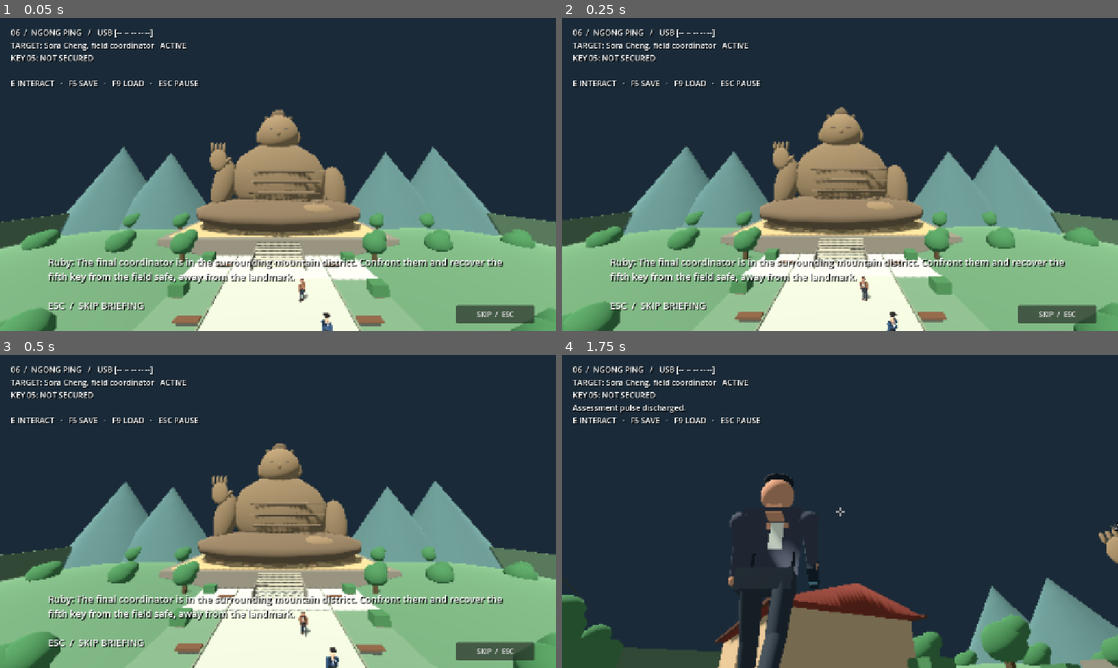
Above: before the commit, frames 1-4 (two rows, left to right).
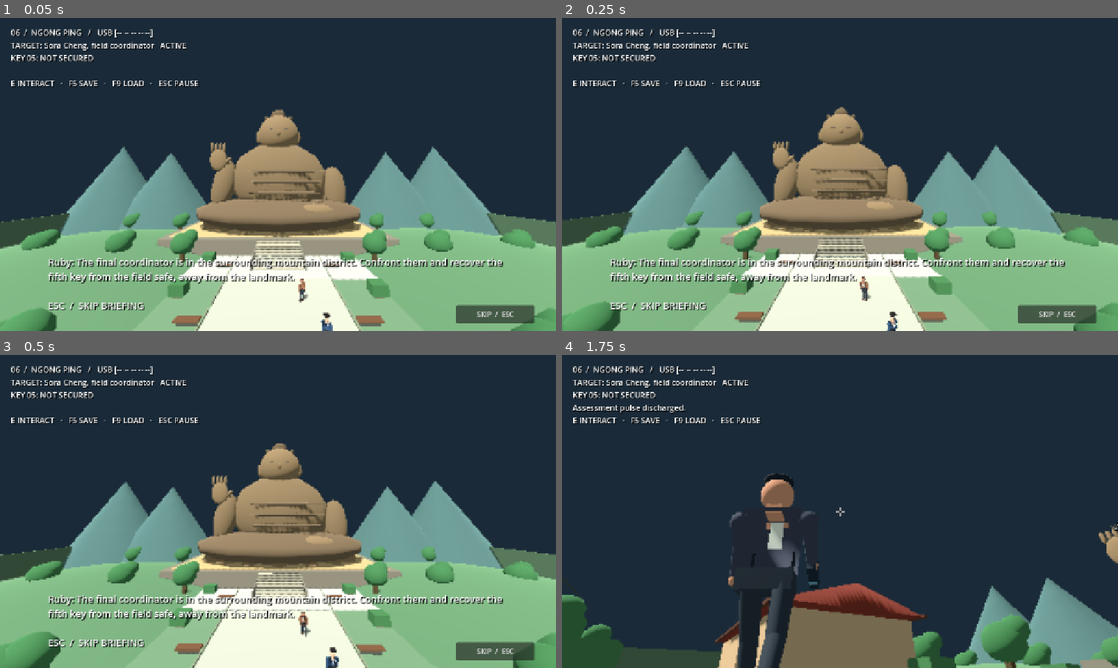
Above: after the commit, the same moments.

Repository: CoolgamerProXD/Stealty-Assasin-redesigned-computing-machine-Beta
Game: Godot game, scene res://scenes/mission_ngong_ping.tscn
Same seed, same stepped clock (60 frames per second), same inputs: the game is played once before the commit and once after it. This scene is started directly instead of the project's main scene.
Inputs (mouse positions are in pixels of both pictures, inside the frame that each line leads up to):
- Up to frame 1 (0.05 s): no input
- Up to frame 2 (0.25 s): no input
- Up to frame 3 (0.5 s): no input
- Up to frame 4 (1.75 s): click "SKIP / ESC" at 0.5 s; move the mouse to (867, 511) at 1.27 s; hold W (move_forward) from 1.28 s (still down); hold Right mouse button (aim) from 1.28 s (still down); click (867, 511) at 1.42 s; tap C (crouch) at 1.55 s

The runs differ from the first frame. In frame 1, 0.5% of the frame differs, in the area x 45-55%, y 71-81%; in frame 2, 0.5%; in frame 3, 0.6%, in the area x 45-55%, y 69-79%; in frame 4, nothing differs.

Commit message:
Strengthen campaign recovery and exercise physical deployment routes [windows]
Co-authored-by: arena-agent <297053741+arena-agent@users.noreply.github.com>

Diff:
--- a/scripts/core/campaign_progress.gd
+++ b/scripts/core/campaign_progress.gd
@@ -88,17 +88,17 @@
  recovered_keys.clear()
  usb_decryption_seen = false
  var raw_keys: Variant = data.get("recovered_keys", [])
- if raw_keys is Array:
-  for entry: Dictionary in missions:
-   var key_id := str(entry.get("key_id", ""))
-   if not key_id.is_empty() and key_id in raw_keys and not recovered_keys.has(key_id): recovered_keys.append(key_id)
  var raw: Variant = data.get("completed", [])
- if raw is Array:
-  for entry: Dictionary in missions:
-   var id := str(entry["id"])
-   if id in raw and is_unlocked(id):
-    var key_id := str(entry.get("key_id", ""))
-    if key_id.is_empty() or recovered_keys.has(key_id): completed.append(id)
+ if not raw_keys is Array: raw_keys = []
+ if not raw is Array: raw = []
+ # Restore in chronological order. A malformed future key cannot satisfy a
+ # mission that had not yet been unlocked in the persisted campaign.
+ for entry: Dictionary in missions:
+  var id := str(entry["id"])
+  if not is_unlocked(id): continue
+  var key_id := str(entry.get("key_id", ""))
+  if not key_id.is_empty() and key_id in raw_keys and not recovered_keys.has(key_id): recovered_keys.append(key_id)
+  if id in raw and (key_id.is_empty() or recovered_keys.has(key_id)): completed.append(id)
  usb_decryption_seen = data.get("usb_decryption_seen", false) == true and usb_ready() and completed.has("ngong_ping")
  var desired: Variant = data.get("selected", "training_sidearm")
  selected = "training_sidearm"
--- a/scripts/missions/hong_kong_operation.gd
+++ b/scripts/missions/hong_kong_operation.gd
@@ -30,6 +30,9 @@
 var message: String = ""
 var npc_list: Array[HotelNpc] = []
 var red_overlay: StandardMaterial3D
+var yellow_overlay: StandardMaterial3D
+var shot_audio: AudioStreamPlayer
+var gadget_audio: AudioStreamPlayer
 
 func _vec(value: Array) -> Vector3:
  return Vector3(float(value[0]), float(value[1]), float(value[2]))
@@ -156,6 +159,16 @@
  red_overlay.transparency = BaseMaterial3D.TRANSPARENCY_ALPHA
  red_overlay.shading_mode = BaseMaterial3D.SHADING_MODE_UNSHADED
  red_overlay.no_depth_test = true
+ yellow_overlay = StandardMaterial3D.new()
+ yellow_overlay.albedo_color = Color(1.0,0.82,0.05,0.8)
+ yellow_overlay.transparency = BaseMaterial3D.TRANSPARENCY_ALPHA
+ yellow_overlay.shading_mode = BaseMaterial3D.SHADING_MODE_UNSHADED
+ shot_audio = AudioStreamPlayer.new()
+ shot_audio.stream = ProceduralSound.tone(180.0,0.12,0.14)
+ add_child(shot_audio)
+ gadget_audio = AudioStreamPlayer.new()
+ gadget_audio.stream = ProceduralSound.tone(260.0,0.12,0.035)
+ add_child(gadget_audio)
 
 func _begin_intro() -> void:
  player.set_physics_process(false)
@@ -233,6 +246,15 @@
  hud.text = "%s   /   USB [%s]\nTARGET: %s   %s\n%s: %s\n%s\nE INTERACT   ·   F5 SAVE   ·   F9 LOAD   ·   ESC PAUSE" %  …(203 unchanged characters)…
  reticle.visible = player.aiming and not intro_active
  _overlay(target.person, red_overlay if player.instinct_active and not target_complete else null)
+ var key_pos := key_marker.global_position
+ var key_visible := false
+ if player.instinct_active and not key_secured and player.global_position.distance_to(key_pos) < 4.0 and not player.camera.is_position_behind(key_pos):
+  var ray := PhysicsRayQueryParameters3D.create(player.global_position + Vector3.UP, key_pos)
+  var excluded: Array[RID] = [player.get_rid()]
+  if key_marker.get_parent() is HotelNpc: excluded.append((key_marker.get_parent() as HotelNpc).get_rid())
+  ray.exclude = excluded
+  key_visible = get_world_3d().direct_space_state.intersect_ray(ray).is_empty()
+ _overlay(key_marker, yellow_overlay if key_visible else null)
 
 func _overlay(node: Node, material: Material) -> void:
  if node is MeshInstance3D: (node as MeshInstance3D).material_overlay = material
@@ -364,6 +386,7 @@
   if npc.stunned_time <= 0 and not npc.objective_completed and _reachable(npc.global_position, npc.get_rid()):
    npc.incapacitate(12.0)
    player.body_mesh.use_quiet_tool()
+   gadget_audio.play()
    message = "Quiet Line temporarily incapacitated " + npc.profile.identity + "."
    return
  message = "Quiet Line requires a nearby unobstructed person."
@@ -383,6 +406,7 @@
  var hit := get_world_3d().direct_space_state.intersect_ray(query)
  player.equipment.charges -= 1
  player.shot_feedback()
+ shot_audio.play()
  if not hit.is_empty() and hit["collider"] is HotelNpc:
   var npc := hit["collider"] as HotelNpc
   if npc == train_contact and not train_contact_complete:
--- a/scripts/world/landscape_preview.gd
+++ b/scripts/world/landscape_preview.gd
@@ -509,7 +509,7 @@
  collider.shape = shape
  ramp.add_child(collider)
  for i: int in range(10):
-  _box(Vector3(0, float(i)*0.24+0.03, -15.5-float(i)*0.5), Vector3(6.0,0.06,0.48), Color(0.61,0.57,0.48))
+  _box(Vector3(0, float(i)*0.24+0.03, -14.95-float(i)*0.5), Vector3(6.0,0.06,0.48), Color(0.61,0.57,0.48))
  for side: float in [-1.0,1.0]:
   _box(Vector3(side*3.15,0.65,-17.8),Vector3(0.15,1.3,5.4),Color(0.44,0.41,0.35))
 
--- a/scripts/world/tung_chung_preview.gd
+++ b/scripts/world/tung_chung_preview.gd
@@ -147,10 +147,10 @@
  _box(Vector3(17,3.125,-6), Vector3(8,0.35,4), Color(0.39,0.47,0.47), true)
  _station_stair_collision()
  _box(Vector3(17,3.9,-3.95), Vector3(8,1.1,0.12), Color(0.31,0.47,0.49))
- for i: int in range(11):
-  _box(Vector3(14.5, float(i)*0.29+0.1, 1.0-float(i)*0.44), Vector3(2.4,0.18,0.46), Color(0.34,0.39,0.38))
-  _box(Vector3(13.25,float(i)*0.29+0.7,1.0-float(i)*0.44), Vector3(0.08,0.12,0.47), dark)
-  _box(Vector3(15.75,float(i)*0.29+0.7,1.0-float(i)*0.44), Vector3(0.08,0.12,0.47), dark)
+ for i: int in range(16):
+  _box(Vector3(14.5, float(i)*0.22+0.04, 3.5-float(i)*0.47), Vector3(2.4,0.12,0.48), Color(0.34,0.39,0.38))
+  _box(Vector3(13.25,float(i)*0.22+0.7,3.5-float(i)*0.47), Vector3(0.08,0.12,0.48), dark)
+  _box(Vector3(15.75,float(i)*0.22+0.7,3.5-float(i)*0.47), Vector3(0.08,0.12,0.48), dark)
  _sign("CONCOURSE  /  UPPER WALKWAY", Vector3(17,4.65,-3.85), 28)
  # The information island is solid; seating remains decorative.
  _box(Vector3(-1,0.55,0), Vector3(5,1.1,2), Color(0.26,0.36,0.38), true)
--- a/tests/hong_kong_campaign_test.gd
+++ b/tests/hong_kong_campaign_test.gd
@@ -15,6 +15,13 @@
  player.global_position = point + Vector3(0,0,1.2)
  player.velocity = Vector3.ZERO
  await physics_frame
+func walk_steps(steps: Array) -> void:
+ for step: Array in steps:
+  Input.action_press(str(step[0]))
+  await create_timer(float(step[1])).timeout
+  Input.action_release(str(step[0]))
+  await physics_frame
+
 func run() -> void:
  var service := root.get_node("Campaign")
  var old_path: String = service.campaign_path
@@ -22,6 +29,8 @@
  var old_progress: Dictionary = service.progress.snapshot()
  var temp := "user://assassin_hk_test_%d" % Time.get_ticks_usec()
  service.campaign_path = temp + "_campaign.json"
+ service.progress.restore({"completed": ["initiation"], "recovered_keys": ["key_05"]})
+ check(not service.progress.recovered_keys.has("key_05") and not service.progress.usb_ready(), "restore rejects a future mission's key before that mission unlocks")
  service.progress.restore({})
  check(not service.acknowledge_usb_decryption(), "USB story event remains locked before the five keys and final operation")
  var test_guard := HotelNpc.new()
@@ -83,6 +92,25 @@
   check(world.get("intro_active") and not player.is_physics_processing(), id + " intro starts before gameplay")
   world.call("_end_intro")
   check(not world.get("intro_active") and player.is_physics_processing(), id + " skip initializes gameplay")
+  # Walk from the actual deployment point to each target with fixed inputs.
+  # Background agents are frozen/temporarily non-colliding to isolate world
+  # geometry; this does not claim crowd navigation or a human playthrough.
+  target.collision_layer = 0
+  guard.collision_layer = 0
+  player.rotation.y = 0.0
+  player.velocity = Vector3.ZERO
+  Engine.time_scale = 3.0
+  match id:
+   "tung_chung": await walk_steps([["move_right",2.55],["move_forward",2.85]])
+   "the_streets": await walk_steps([["move_forward",1.5],["move_left",5.9]])
+   "the_district": await walk_steps([["move_forward",1.5],["move_right",5.9]])
+   "the_harbour": await walk_steps([["move_forward",20.6],["move_right",5.9],["move_back",2.0]])
+   "ngong_ping": await walk_steps([["move_forward",5.8],["move_left",1.1]])
+  Engine.time_scale = 1.0
+  print("HK DEPLOYMENT DIAG: ", id, " player=", player.global_position, " target=", target.global_position)
+  check(player.global_position.distance_to(target.global_position) < 2.5, id + " has a physical route from deployment to its target")
+  target.collision_layer = 1
+  guard.collision_layer = 1
   if id == "tung_chung":
    player.global_position = Vector3(14.5,0.05,4.0)
    player.rotation.y = 0.0
@@ -196,7 +224,9 @@
  check(restored.usb_ready() and restored.completed.has("ngong_ping") and restored.usb_decryption_seen, "all keys, final completion and decryption event survive campaign restore")
  var paths: Array[String] = []
  for id: String in ids: paths.append(service.checkpoint_path(id))
- check(paths.size() == 5 and not paths.has(service.checkpoint_path("meridian")) and not paths.has(service.checkpoint_path("initiation")), "Hong Kong checkpoints do not overwrite legacy missions")
+ var unique_paths: Dictionary = {}
+ for path: String in paths: unique_paths[path] = true
+ check(unique_paths.size() == 5 and not paths.has(service.checkpoint_path("meridian")) and not paths.has(service.checkpoint_path("initiation")), "Hong Kong checkpoints do not overwrite legacy missions")
  service.campaign_path = old_path
  service.active_mission = old_active
  service.progress.restore(old_progress)
